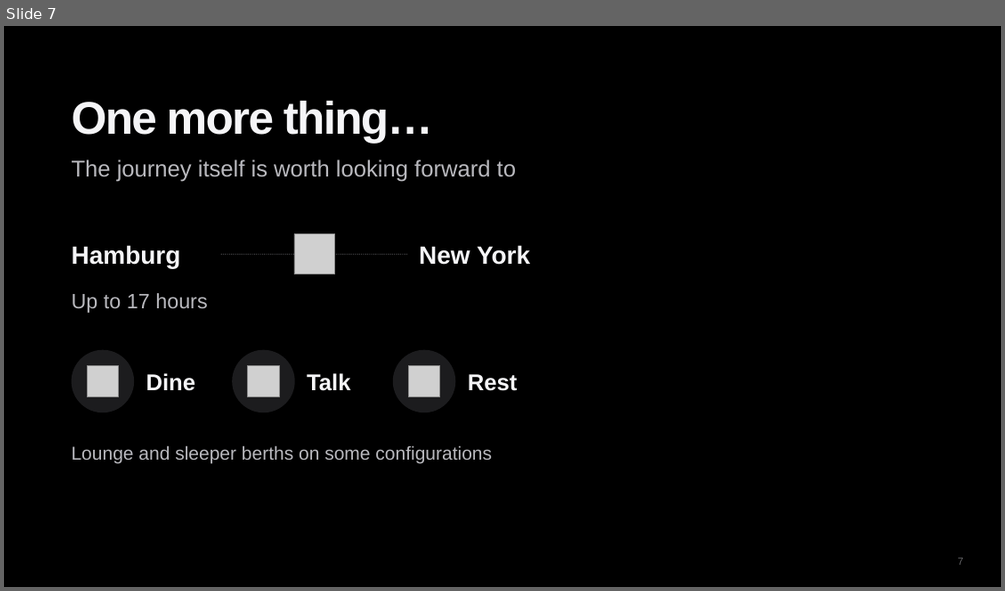
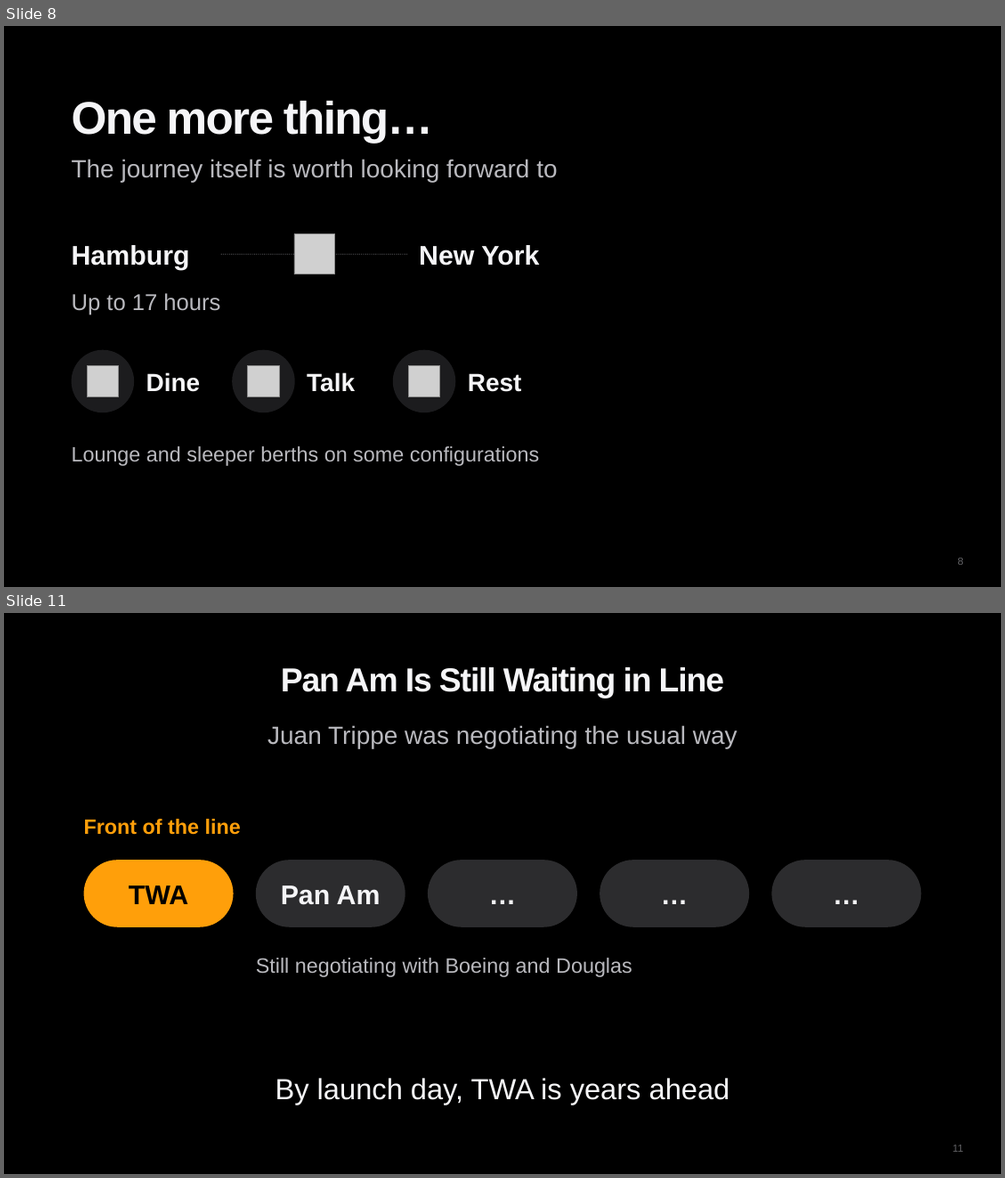
Before and after one commit to diuneilomochaufahai/claude, a slide deck: Constellation_Visual_Pitch_EN.pptx. Shown one above the other, each under a label of ours: slide 7 before the commit, slides 8 and 11 after it; the slides between them are not shown. The pictures are 1005x591 and 1005x1178 pixels, drawn with LibreOffice and Linux fonts; fonts in the diff are those of the drawing; grey boxes stand for pictures; background and template pictures are left out. Boxes give left, top, right and bottom in pixels: in the first picture for what was removed or moved away, otherwise in the second. Text is boxed around its words. In the diff, an @@ line names an element or a change of style, - is before the commit and + after.

```diff
--- a/Constellation_Visual_Pitch_EN.pptx
+++ b/Constellation_Visual_Pitch_EN.pptx
@@ slide 11 added at (4, 613, 1001, 1174), background #000000 @@
@@ title added at (281, 667, 724, 698), 32 pt, text #F5F5F7, bold @@
+Pan Am Is Still Waiting in Line
@@ text added at (267, 725, 737, 748), 24 pt, text #B9B9BE @@
+Juan Trippe was negotiating the usual way
@@ text added at (84, 819, 241, 835), 20 pt, text #FF9F0A, bold @@
+Front of the line
@@ rounded rectangle added at (84, 860, 234, 927), fill #FF9F0A @@
@@ rounded rectangle added at (256, 860, 405, 927), fill #2C2C2E @@
@@ rounded rectangle added at (428, 860, 577, 927), fill #2C2C2E @@
@@ text added at (428, 860, 577, 927), 26 pt, text #F5F5F7, bold @@
+…
@@ rounded rectangle added at (600, 860, 750, 927), fill #2C2C2E @@
@@ text added at (600, 860, 750, 927), 26 pt, text #F5F5F7, bold @@
+…
@@ rounded rectangle added at (772, 860, 922, 927), fill #2C2C2E @@
@@ text added at (772, 860, 922, 927), 26 pt, text #F5F5F7, bold @@
+…
@@ text added at (129, 885, 188, 904), 26 pt, text #000000, bold @@
+TWA
@@ text added at (281, 885, 380, 905), 26 pt, text #F5F5F7, bold @@
+Pan Am
@@ text added at (256, 957, 632, 977), 20 pt, text #B9B9BE @@
+Still negotiating with Boeing and Douglas
@@ text added at (275, 1078, 730, 1104), 28 pt, text #F5F5F7 @@
+By launch day, TWA is years ahead
@@ page number added at (953, 1144, 963, 1151), 10 pt, text #636366 @@
+11
@@ what was slide 7 is now slide 8 @@
@@ slide 8 changed as well @@
@@ size 22 to 24 pt in 4 elements at (146, 372, 201, 392), (307, 372, 355, 392), (468, 373, 522, 392), (72, 159, 557, 182) @@
@@ text "Hamburg" at (72, 245, 190, 270): size 24 to 26 pt @@
@@ text "New York" at (419, 245, 539, 265): size 24 to 26 pt @@
@@ text "Up to 17 hours" at (72, 293, 220, 315): size 20 to 22 pt @@
@@ text "Lounge and sleeper berths on ..." at (72, 446, 539, 466): size 18 to 20 pt @@
@@ page number at (957, 557, 963, 564): text changed @@
-7
+8
```
Also in this commit, not shown: 15 other slides changed, 4 other slides added, 2 slides removed, 1 other file.
